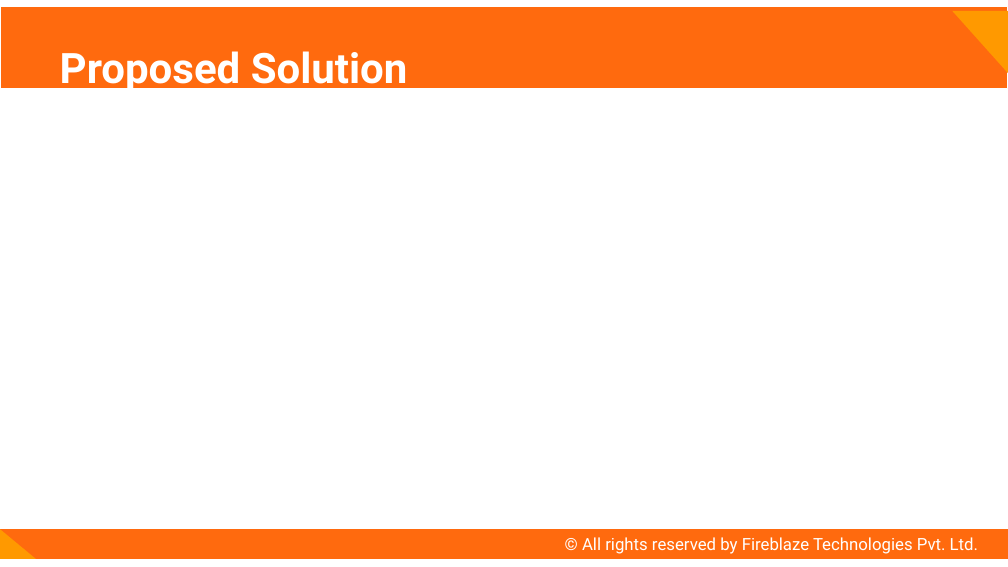
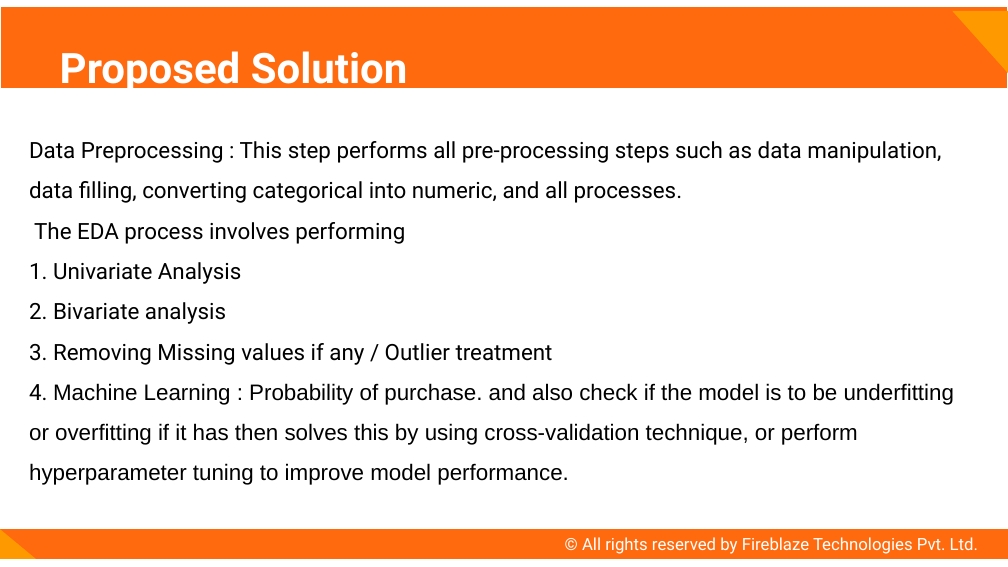
Before and after one commit to bhavesh-1995/fireblazework, a slide deck: slide 3 of fireblaze work/project2/presentationformidtermexammlds/blackFriday.pptx. Drawn at 1008x567 pixels with LibreOffice and Linux fonts; fonts in the diff are those of the drawing. Boxes give left, top, right and bottom in pixels: in the first picture for what was removed or moved away, otherwise in the second. Text is boxed around its words. In the diff, an @@ line names an element or a change of style, - is before the commit and + after.

```diff
--- a/fireblaze work/project2/presentationformidtermexammlds/blackFriday.pptx
+++ b/fireblaze work/project2/presentationformidtermexammlds/blackFriday.pptx
@@ text added at box(29, 141, 954, 485), 16 pt, text #000000 @@
+Data Preprocessing : This step performs all pre-processing steps such as data manipulation, data filling, converting categorical into numeric, and all processes.
+The EDA process involves performing
+1. Univariate Analysis
+2. Bivariate analysis
+3. Removing Missing values if any / Outlier treatment
+4. Machine Learning : Probability of purchase. and also check if the model is to be underfitting or overfitting if it has then solves this by using cross-validation technique, or perform hyperparameter tuning to improve model performance.
```
Also in this commit, not shown: 6 other slides changed, 19 other files.
